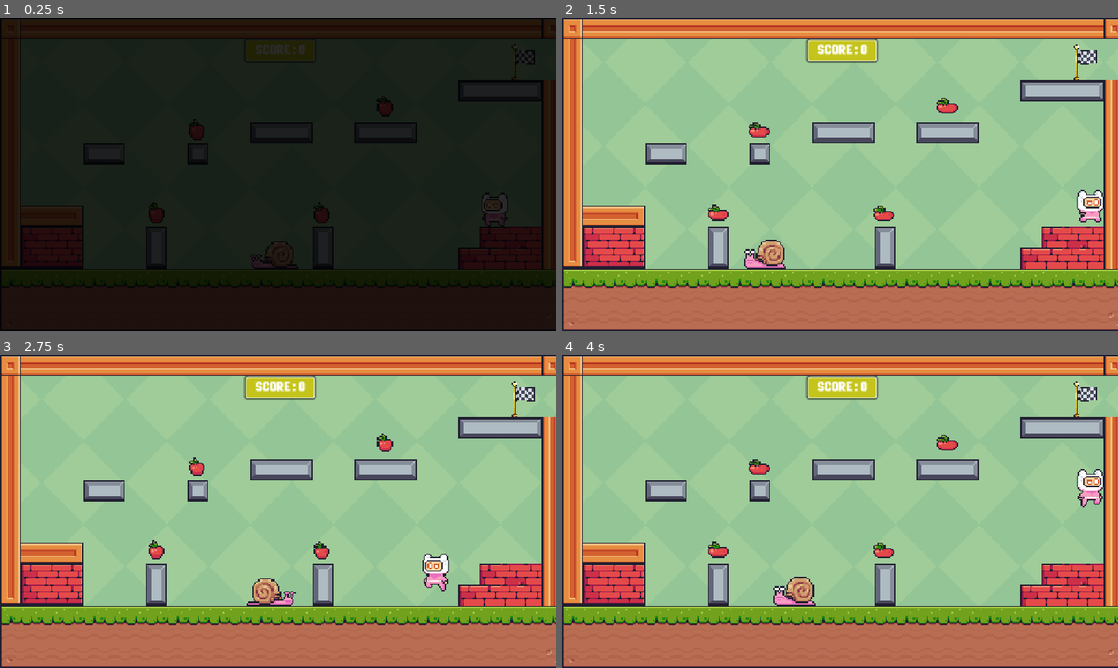
Above: before the commit, frames 1-4 (two rows, left to right).
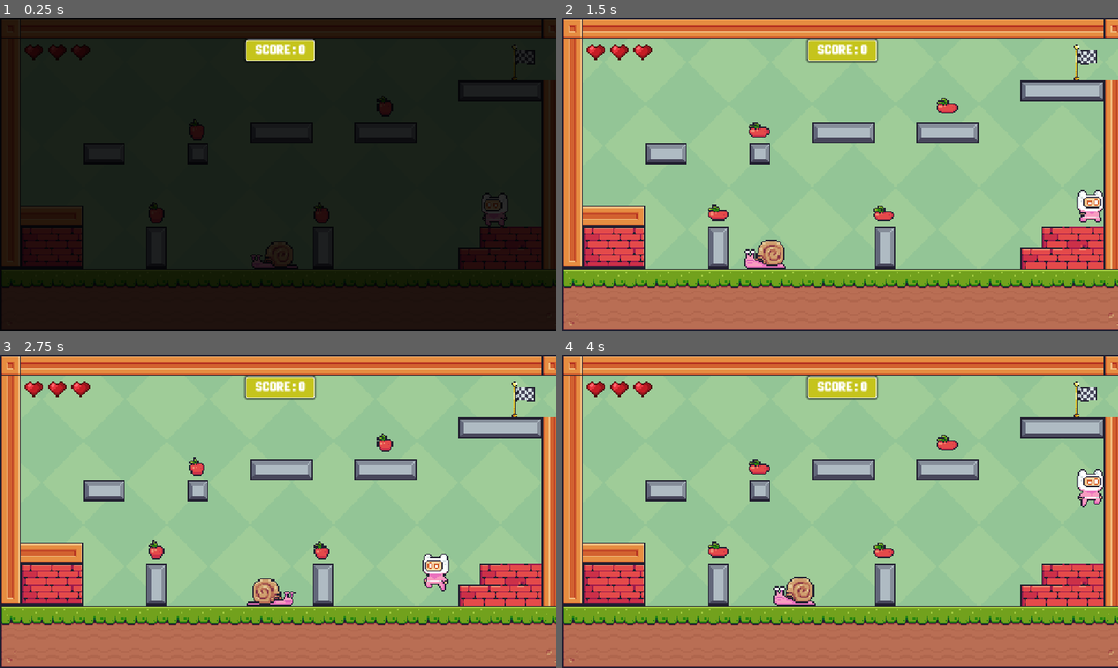
Above: after the commit, the same moments.

Repository: JustDaniUI/cs5105n-Dani-s-AppleRun
Game: Godot game, scene res://scenes/main.tscn
Same seed, same stepped clock (60 frames per second), same inputs: the game is played once before the commit and once after it.
Inputs:
- Up to frame 1 (0.25 s): no input
- Up to frame 2 (1.5 s): hold D (right) from 0.53 s (still down); tap Space (jump) at 0.77 s
- Up to frame 3 (2.75 s): tap Space (jump) at 1.52 s; release D (right) at 2.03 s; hold A (left) from 2.03 s (still down)
- Up to frame 4 (4 s): release A (left) at 2.78 s; hold D (right) from 2.78 s (still down); tap Space (jump) at 3.02, 3.77 s

The runs differ from the first frame. In frame 1, 1.2% of the frame differs, in the area x 4-57%, y 6-14%; in frame 2, 0.3%; in frame 3, 0.3%; in frame 4, 0.3%.

Commit message:
Add player heart health system

Diff:
--- /dev/null
+++ b/scenes/heart.tscn
@@ -0,0 +1,75 @@
+[gd_scene format=3 uid="uid://bt3mi51su8jgn"]
+
+[ext_resource type="Texture2D" uid="uid://ccpr7vgsjkxw7" path="res://Assets/images/Hearts/heart_spritesheet_16x16.png" id="1_v30as"]
+
+[sub_resource type="AtlasTexture" id="AtlasTexture_v30as"]
+atlas = ExtResource("1_v30as")
+region = Rect2(64, 0, 16, 16)
+
+[sub_resource type="AtlasTexture" id="AtlasTexture_ycbwg"]
+atlas = ExtResource("1_v30as")
+region = Rect2(0, 0, 16, 16)
+
+[sub_resource type="AtlasTexture" id="AtlasTexture_krgnv"]
+atlas = ExtResource("1_v30as")
+region = Rect2(48, 0, 16, 16)
+
+[sub_resource type="AtlasTexture" id="AtlasTexture_txm48"]
+atlas = ExtResource("1_v30as")
+region = Rect2(16, 0, 16, 16)
+
+[sub_resource type="AtlasTexture" id="AtlasTexture_8nnyc"]
+atlas = ExtResource("1_v30as")
+region = Rect2(32, 0, 16, 16)
+
+[sub_resource type="AtlasTexture" id="AtlasTexture_4mtg8"]
+atlas = ExtResource("1_v30as")
+region = Rect2(64, 0, 16, 16)
+
+[sub_resource type="AtlasTexture" id="AtlasTexture_u10h0"]
+atlas = ExtResource("1_v30as")
+region = Rect2(0, 0, 16, 16)
+
+[sub_resource type="SpriteFrames" id="SpriteFrames_xrivr"]
+animations = [{
+"frames": [{
+"duration": 1.0,
+"texture": SubResource("AtlasTexture_v30as")
+}],
+"loop": 1,
+"name": &"Dead",
+"speed": 5.0
+}, {
+"frames": [{
+"duration": 1.0,
+"texture": SubResource("AtlasTexture_ycbwg")
+}, {
+"duration": 1.0,
+"texture": SubResource("AtlasTexture_krgnv")
+}, {
+"duration": 1.0,
+"texture": SubResource("AtlasTexture_txm48")
+}, {
+"duration": 1.0,
+"texture": SubResource("AtlasTexture_8nnyc")
+}, {
+"duration": 1.0,
+"texture": SubResource("AtlasTexture_4mtg8")
+}],
+"loop": 0,
+"name": &"Death",
+"speed": 5.0
+}, {
+"frames": [{
+"duration": 1.0,
+"texture": SubResource("AtlasTexture_u10h0")
+}],
+"loop": 1,
+"name": &"Idle",
+"speed": 5.0
+}]
+
+[node name="Heart" type="AnimatedSprite2D" unique_id=161567385]
+texture_filter = 1
+sprite_frames = SubResource("SpriteFrames_xrivr")
+animation = &"Death"
--- a/scenes/main.tscn
+++ b/scenes/main.tscn
@@ -24,6 +24,18 @@
 [node name="LevelRoot" parent="." unique_id=1754574949 instance=ExtResource("2_0wfyh")]
 
 [node name="HUD" type="CanvasLayer" parent="." unique_id=1116398861]
+layer = 10
+
+[node name="Fade" type="ColorRect" parent="HUD" unique_id=360829372]
+modulate = Color(1, 1, 1, 0)
+anchors_preset = 15
+anchor_right = 1.0
+anchor_bottom = 1.0
+offset_right = 17.0
+offset_bottom = 4.0
+grow_horizontal = 2
+grow_vertical = 2
+color = Color(0, 0, 0, 1)
 
 [node name="ScorePannel" type="Panel" parent="HUD" unique_id=914317838]
 anchors_preset = 5
@@ -53,17 +65,6 @@
 theme_override_font_sizes/font_size = 32
 text = "SCORE : 0"
 
-[node name="Fade" type="ColorRect" parent="HUD" unique_id=360829372]
-modulate = Color(1, 1, 1, 0)
-anchors_preset = 15
-anchor_right = 1.0
-anchor_bottom = 1.0
-offset_right = 17.0
-offset_bottom = 4.0
-grow_horizontal = 2
-grow_vertical = 2
-color = Color(0, 0, 0, 1)
-
 [node name="Music" type="AudioStreamPlayer2D" parent="." unique_id=1814683385]
 stream = ExtResource("4_jyhfs")
 autoplay = true
--- a/scenes/player.tscn
+++ b/scenes/player.tscn
@@ -7,6 +7,7 @@
 [ext_resource type="Texture2D" uid="uid://bv766wx5tnh7f" path="res://Assets/images/player/Run (32x32).png" id="4_fjrip"]
 [ext_resource type="AudioStream" uid="uid://djvs2iydfd3qs" path="res://Assets/sounds/jump.wav" id="6_tuyoq"]
 [ext_resource type="AudioStream" uid="uid://cewvnqwsbu40v" path="res://Assets/sounds/death.wav" id="7_fjrip"]
+[ext_resource type="PackedScene" uid="uid://bt3mi51su8jgn" path="res://scenes/heart.tscn" id="8_smehm"]
 
 [sub_resource type="AtlasTexture" id="AtlasTexture_smehm"]
 atlas = ExtResource("1_dqkch")
@@ -266,3 +267,35 @@
 
 [node name="DeathSound" type="AudioStreamPlayer2D" parent="." unique_id=668817480]
 stream = ExtResource("7_fjrip")
+
+[node name="health_bar" type="CanvasLayer" parent="." unique_id=772994781]
+scale = Vector2(3, 3)
+transform = Transform2D(3, 0, 0, 3, 0, 0)
+
+[node name="HBoxContainer" type="HBoxContainer" parent="health_bar" unique_id=1598987055]
+offset_left = 19.0
+offset_top = 20.333334
+offset_right = 75.0
+offset_bottom = 60.333336
+metadata/_edit_group_ = true
+
+[node name="heart" type="TextureRect" parent="health_bar/HBoxContainer" unique_id=449181306]
+custom_minimum_size = Vector2(14, 0)
+layout_mode = 2
+
+[node name="Heart" parent="health_bar/HBoxContainer/heart" unique_id=161567385 instance=ExtResource("8_smehm")]
+position = Vector2(7, 6)
+
+[node name="heart2" type="TextureRect" parent="health_bar/HBoxContainer" unique_id=1121276611]
+custom_minimum_size = Vector2(14, 0)
+layout_mode = 2
+
+[node name="Heart" parent="health_bar/HBoxContainer/heart2" unique_id=1956696317 instance=ExtResource("8_smehm")]
+position = Vector2(7, 6)
+
+[node name="heart3" type="TextureRect" parent="health_bar/HBoxContainer" unique_id=1819692474]
+custom_minimum_size = Vector2(14, 0)
+layout_mode = 2
+
+[node name="Heart" parent="health_bar/HBoxContainer/heart3" unique_id=9953862 instance=ExtResource("8_smehm")]
+position = Vector2(7, 6)
--- a/scripts/main.gd
+++ b/scripts/main.gd
@@ -5,7 +5,9 @@
 
 var level: int = 1
 var score: int = 0
+var health: int = 3
 var current_level_root: Node = null
+
 
 # Called when the node enters the scene tree for the first time.
 func _ready() -> void:
@@ -16,7 +18,7 @@
 
 #Level Management
 func _load_level(level_number: int, first_load: bool, reset_score: bool) -> void:
-	#Fade out
+	# Fade out
 	if not first_load:
 		await _fade(1.0)
 
@@ -27,17 +29,25 @@
 	if current_level_root:
 		current_level_root.queue_free()
 
-	#Change Level
+	# Change Level
 	var level_path = "res://scenes/Levels/level%s.tscn" % level_number
 	current_level_root = load(level_path).instantiate()
+	current_level_root.name = "LevelRoot"
 	add_child(current_level_root)
-	current_level_root.name = "LevelRoot"
+
+	# Setup player health BEFORE setting up the rest
+	var player = current_level_root.get_node_or_null("Player")
+	if player:
+		player.health = health
+
 	_setup_level(current_level_root)
 
-	#Fade in
+	# Make sure the player's hearts display the saved health
+	if player:
+		player.update_heart_display()
+
+	# Fade in
 	await _fade(0.0)
-
-
 
 func _setup_level(level_root: Node) -> void:
 	# Connect Exit
@@ -61,7 +71,13 @@
 # Signal Handlers
 func _on_player_died(body):
 	body.die()
-	await _load_level(level, false, true)
+	health = body.health
+
+	if health  > 0:
+		await _load_level(level, false, true)
+	else:
+		print("Game Over !")
+
 
 func _on_exit_body_entered(body: Node2D) -> void:
 	if body.name == "Player":
--- a/scripts/player.gd
+++ b/scripts/player.gd
@@ -8,7 +8,20 @@
 const JUMP_VELOCITY = -850.0
 var alive = true
 var can_move = true
+var hearts_list: Array[TextureRect]
+var health = 3
+var previous_health = 3
 
+func _ready() -> void:
+	var hearts_parents = $health_bar/HBoxContainer
+
+	for child in hearts_parents.get_children():
+		hearts_list.append(child)
+	update_heart_display()
+
+func update_heart_display() -> void:
+	for i in range(hearts_list.size()):
+		hearts_list[i].visible = i < health
 
 func _physics_process(delta: float) -> void:
 
@@ -48,6 +61,27 @@
 			animated_sprite_2d.flip_h = true
 
 func die() -> void:
-	death_sound.play()
-	animated_sprite_2d.animation = "dying"
-	alive = false
+	if not alive:
+		return
+
+	if health > 0:
+		var lost_heart_index = health - 1
+		health -= 1
+
+		update_heart_display()
+
+		var heart = hearts_list[lost_heart_index]
+		var sprite = heart.get_node("Heart") as AnimatedSprite2D
+
+		heart.visible = true
+
+		sprite.animation_finished.connect(
+			func():
+				heart.visible = false,
+				CONNECT_ONE_SHOT
+		)
+		sprite.play("Death")
+
+		death_sound.play()
+		animated_sprite_2d.animation = "dying"
+		alive = false
Binary file added: Assets/images/Hearts/heart_16x16.png
Not shown, added: Assets/images/Hearts/heart_16x16.png.import
Binary file added: Assets/images/Hearts/heart_32x32.png
Not shown, added: Assets/images/Hearts/heart_32x32.png.import
Binary file added: Assets/images/Hearts/heart_spritesheet_16x16.png
Not shown, added: Assets/images/Hearts/heart_spritesheet_16x16.png.import
Binary file added: Assets/images/Hearts/heart_spritesheet_32x32.png
Not shown, added: Assets/images/Hearts/heart_spritesheet_32x32.png.import
Binary file added: snippets/AdditionOFHearts.png
Binary file added: snippets/scriptingHearts.png
Not shown, changed: README.md
Not shown, added: snippets/HeartsUpdate.mp4
